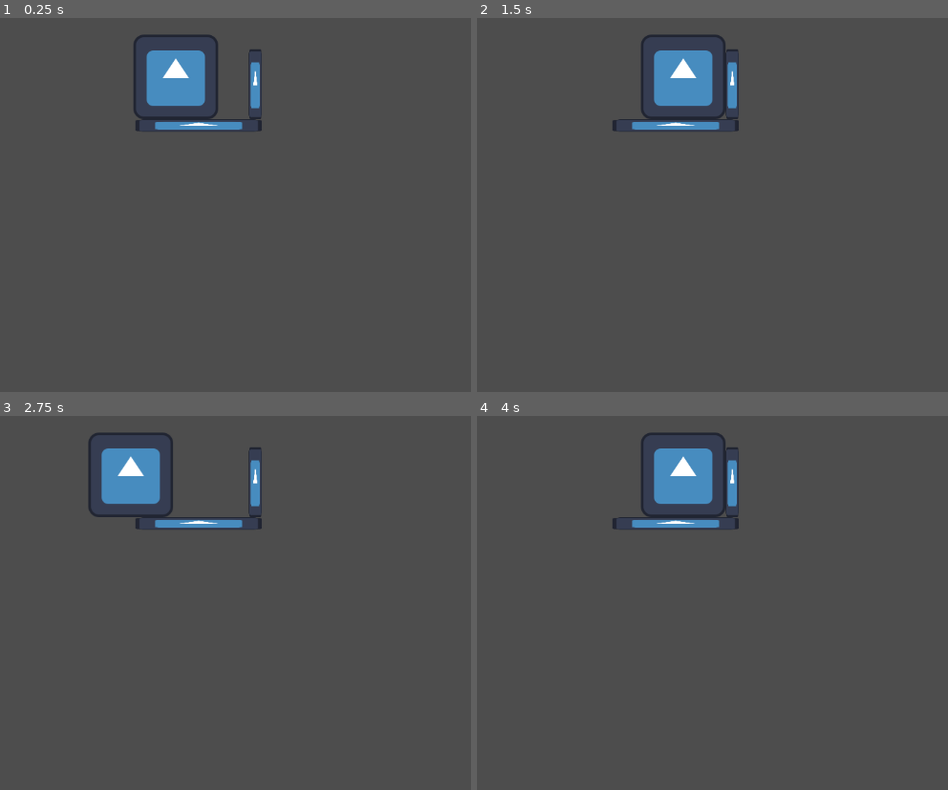
Above: before the commit, frames 1-4 (two rows, left to right).
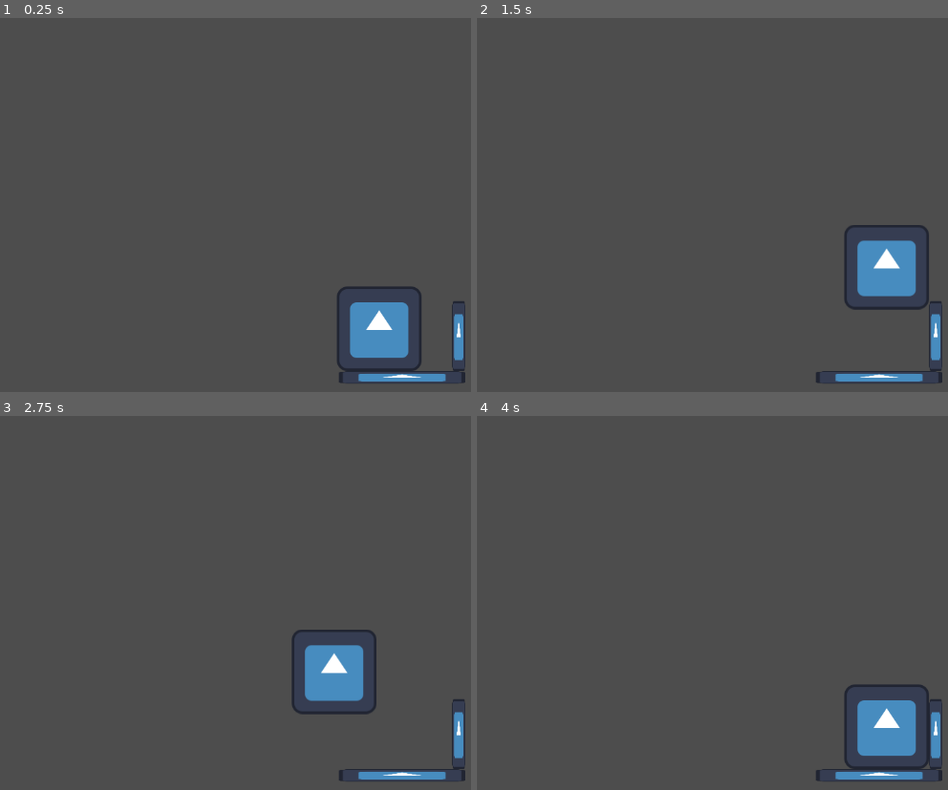
Above: after the commit, the same moments.

Repository: arcality/Built-to-Scale-GMTK-2024
Game: Godot game, scene res://scenes/main.tscn
The game is run twice, just before and just after one commit, with the same random seed, the same clock (stepped at 60 frames per second) and the same inputs. The engine's default icon, where the game draws it, is replaced by a stand-in: a white triangle on a blue panel in a dark square.
Inputs:
- Up to frame 1 (0.25 s): no input
- Up to frame 2 (1.5 s): tap Enter at 0.5 s; hold Space (jump) 0.53-1.28 s; hold D (move_right) from 0.53 s (still down); tap Space (jump) at 1.35 s
- Up to frame 3 (2.75 s): tap Space (jump) at 1.52, 1.82 s; release D (move_right) at 2.03 s; hold A (move_left) from 2.03 s (still down); hold Space (jump) from 2.03 s (still down)
- Up to frame 4 (4 s): release A (move_left) at 2.78 s; release Space (jump) at 2.78 s; hold D (move_right) from 2.78 s (still down); tap Space (jump) at 2.85, 3.02, 3.32 s; hold Space (jump) from 3.53 s (still down)

The runs differ from the first frame. In frame 1, 6.6% of the frame differs, in the area x 28-99%, y 4-98%; in frame 2, 6.7%; in frame 3, 6.7%, in the area x 18-99%, y 4-98%; in frame 4, 6.7%.

Commit message:
added jumping feature
i added the jumping states and tested different ways of keeping track of player data across states

Diff:
--- a/scenes/jumping.gd
+++ b/scenes/jumping.gd
@@ -1,3 +1,18 @@
 extends State
 
-var player : CharacterBody2D
+var player : Player
+var speed : float
+
+var jump_strength = -600
+
+func Enter():
+	player = owner
+	speed = player.speed
+	player.velocity.y = jump_strength
+
+func Update(delta:float):
+	var horizontal_direction = player.movement_direction()
+	player.velocity.x = horizontal_direction * speed * delta
+
+	if player.is_on_floor():
+		state_transition.emit(self, "idle")
--- a/scenes/main.tscn
+++ b/scenes/main.tscn
@@ -6,7 +6,7 @@
 [node name="Main" type="Node"]
 
 [node name="TempTerrain" parent="." instance=ExtResource("1_k1u6s")]
-position = Vector2(330, 208)
+position = Vector2(637, 589)
 
 [node name="Player" parent="." instance=ExtResource("2_tyjf3")]
-position = Vector2(310, 127)
+position = Vector2(617, 508)
--- a/scenes/player.gd
+++ b/scenes/player.gd
@@ -1,6 +1,25 @@
 extends CharacterBody2D
+class_name Player
 
-var gravity = 900.0
+var gravity = 2000.0
+var speed = 10000.0
+var active_jump_state : String
+
+# maybe i can signal from the states to here, and determine which action to switch to
+# depending on the current abilities
+# for example, while in the jumping state, I can send a signal to the player class,
+# saying that I am pressing the jumping button, and then the player class can determine
+# whether or not to transition to the airdash or doublejump state, depending on
+# the equipped ability
+
+# maybe I should have all of the state transition code in here, so that the states
+# themselves do not need to worry about that
+# however, state changes may be dependent on which state the player is currently in,
+# so it could be easier to change to a state from the state itself
+
+# i could have a variable in the player class that corresponds with the name of
+# a state, and when a button, such as jump, is pressed, the current state switches to
+# that state, accessing a single location whose value is determined by the player class
 
 # Called when the node enters the scene tree for the first time.
 func _ready():
@@ -14,3 +33,12 @@
 
 
 	move_and_slide()
+
+func trying_jump() -> bool:
+	if Input.is_action_pressed("jump"):
+		return true
+
+	return false
+
+func movement_direction() -> float:
+	return Input.get_axis("move_left", "move_right")
--- a/scenes/state-machine/idle.gd
+++ b/scenes/state-machine/idle.gd
@@ -1,17 +1,17 @@
 extends State
 
-
+var player : Player
 
 func Enter():
-	pass
+	player = owner
 
 func Exit():
 	pass
 
 func Update(delta):
-	if Input.get_axis("move_left", "move_right") != 0:
+	if player.movement_direction() != 0:
 		state_transition.emit(self, "running")
 		print("transition to running")
 	# makes sure that this was not triggered by stopping the spin
-	if Input.is_action_pressed("jump"):
+	if player.trying_jump() and player.is_on_floor():
 		state_transition.emit(self, "jumping")
--- a/scenes/state-machine/running.gd
+++ b/scenes/state-machine/running.gd
@@ -1,21 +1,30 @@
 extends State
 
-var player : CharacterBody2D
-
-var speed = 10000
+var player : Player
+var speed : float
 
 func Enter():
 	# stores the parent player node as "player"
 	player = owner
+
+	# since different runs might have different speeds, i am setting the player speed here.
+	# this way the jumping and falling states can access the player's speed without needing
+	# to access which running state is being used by the robot
+	player.speed = 10000
+	speed = player.speed
+
 
 func Exit():
 	pass
 
 func Update(delta:float):
 	# directly changes horizontal velocity depending on left/right directional keys
-	var horizontal_direction = Input.get_axis("move_left", "move_right")
+	var horizontal_direction = player.movement_direction()
 	player.velocity.x = horizontal_direction * speed * delta
 
 	if horizontal_direction == 0:
 		state_transition.emit(self, "idle")
 		print("transition to idle")
+
+	if player.trying_jump() and player.is_on_floor():
+		state_transition.emit(self, "jumping")
